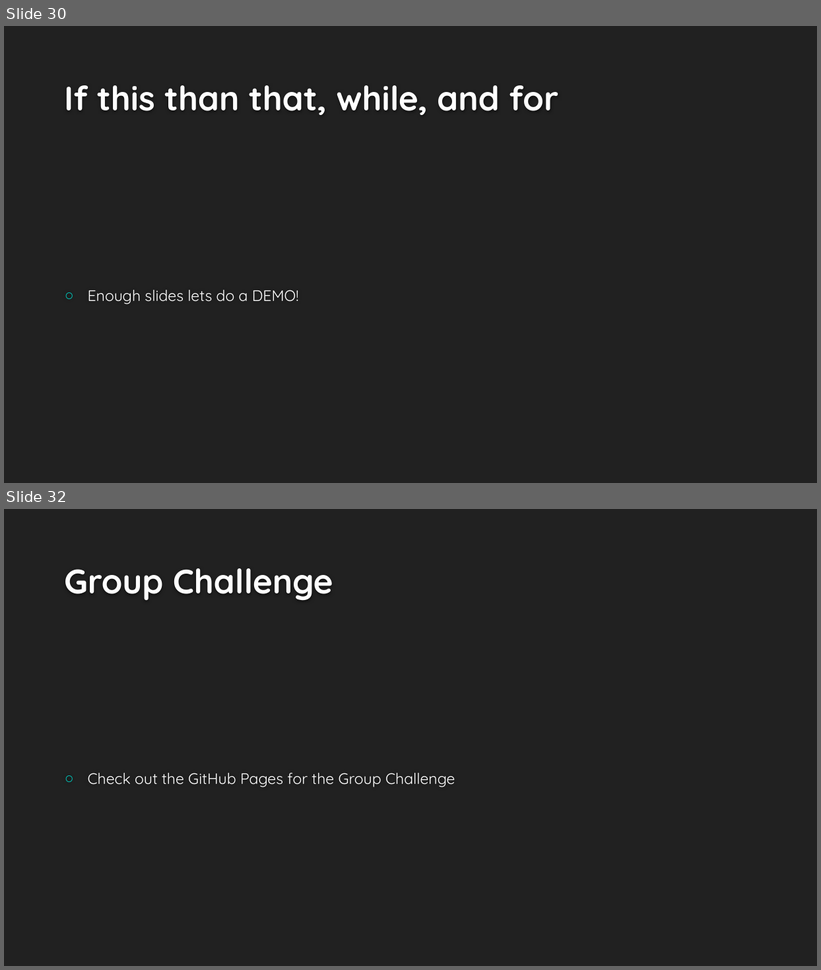
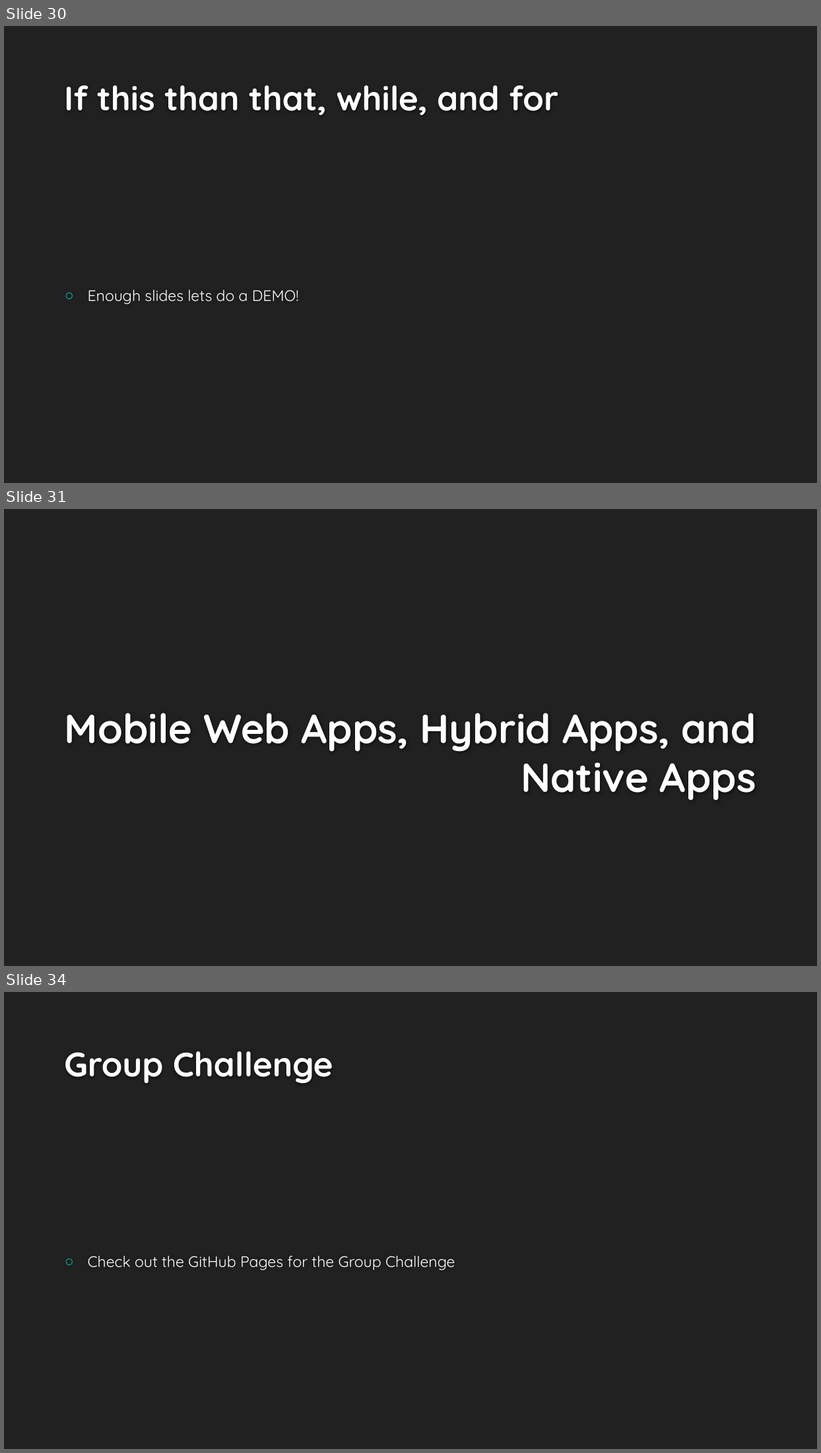
Before and after one commit to binaryfever/WNM617, a slide deck: Week One/Week1Slides.pptx. Shown one above the other, each under a label of ours: slides 30 and 32 before the commit, slides 30, 31 and 34 after it; the slides between them are not shown. The pictures are 821x970 and 821x1453 pixels, drawn with LibreOffice and Linux fonts; fonts in the diff are those of the drawing; background and template pictures are left out. Boxes give left, top, right and bottom in pixels: in the first picture for what was removed or moved away, otherwise in the second. Text is boxed around its words. In the diff, an @@ line names an element or a change of style, - is before the commit and + after.

Commit message:
Added slide
Added a slide about the differences between mobile, hybrid, and native
applications

```diff
--- a/Week One/Week1Slides.pptx
+++ b/Week One/Week1Slides.pptx
@@ slide 31 added at (4,509,817,966), background #212121 @@
@@ title added at (65,713,756,801), 48 pt, text #FEFEFE, bold @@
+Mobile Web Apps, Hybrid Apps, and Native Apps
@@ what was slide 32 is now slide 34 @@
```
Also in this commit, not shown: 2 other slides added, 1 slide removed.
